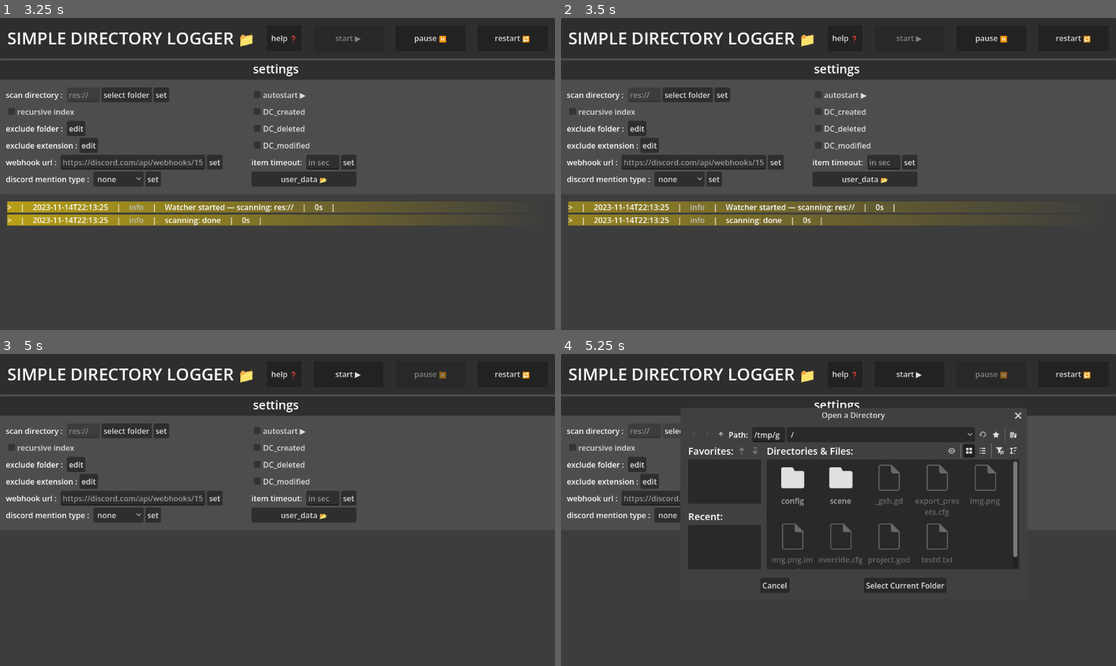
Above: before the commit, frames 1-4 (two rows, left to right).
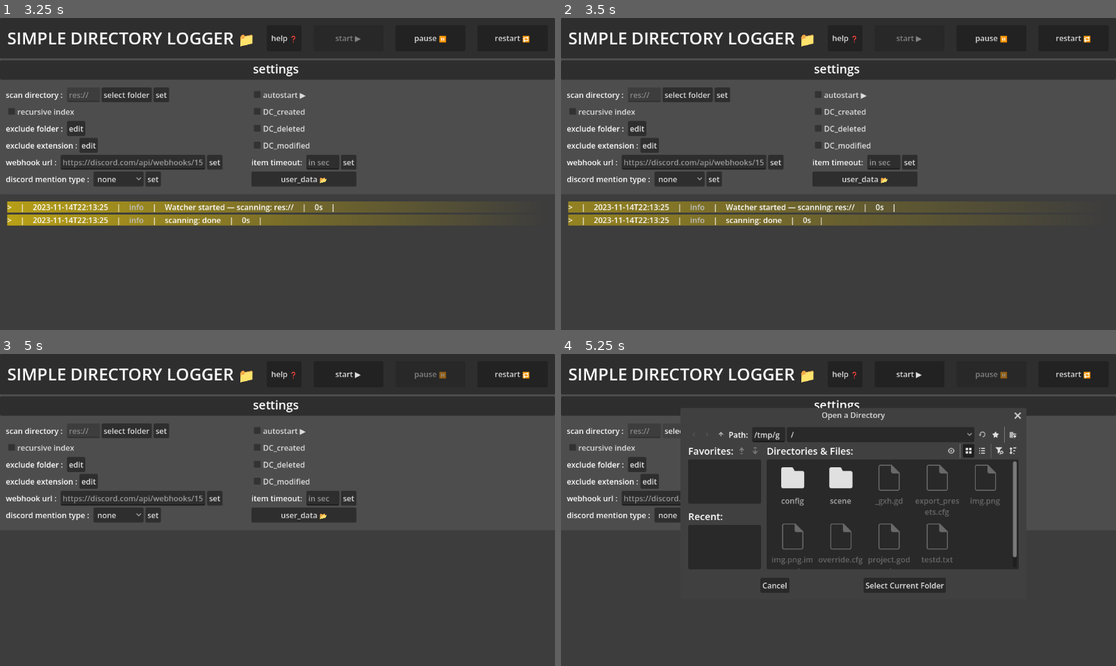
Above: after the commit, the same moments.

Repository: bones-pup/simple-directory-logger
Game: Godot game, scene res://scene/control.tscn
Two runs of this game, one before a commit and one after it. Both use one fixed random seed, a clock stepped at 60 frames per second and the inputs below.
Inputs (mouse positions are in pixels of both pictures, inside the frame that each line leads up to):
- Up to frame 1 (3.25 s): click (133, 161) at 0.52 s; type "12" at 0.6 s; click (321, 161) at 0.75 s; type "12" at 0.83 s; click "start ▶️" at 1.25 s; click "restart 🔁" at 2 s; click "start ▶️" at 2.75 s
- Up to frame 2 (3.5 s): no input
- Up to frame 3 (5 s): click "restart 🔁" at 3.5 s; click "restart 🔁" at 4.25 s
- Up to frame 4 (5.25 s): click "select folder" at 5 s

Frames 1-3 are identical in both runs. In frame 4, 0.3% of the frame differs, in the area x 54-83%, y 18-76%.

Commit message:
v 1.7.0 release

Diff:
--- a/scene/DirectoryWatcher.gd
+++ b/scene/DirectoryWatcher.gd
@@ -131,39 +131,67 @@
 func _build_discord_embed(event: String, files: PackedStringArray) -> Dictionary:
 	var color: int
 	var emoji: String
+	var verb: String
 	match event:
 		"created":
 			color = 0x57F287
 			emoji = "📁"
+			verb = "Created"
 		"modified":
 			color = 0xFEE75C
-			emoji = "📝"
+			emoji = "✏️"
+			verb = "Modified"
 		"deleted":
 			color = 0xED4245
 			emoji = "🗑️"
+			verb = "Deleted"
 		_:
 			color = 0x5865F2
 			emoji = "📄"
-
-	var file_list := ""
-	for f in files:
-		file_list += "• `%s`\n" % f.get_file()
+			verb = event.capitalize()
+
+	# Ambil directory dari file pertama
+	var base_dir := files[0].get_base_dir() if files.size() > 0 else "Unknown"
+
+	# Build file list dengan code block
+	var file_lines := ""
+	for i in files.size():
+		var f := files[i]
+		file_lines += "**nama** : `%s`\n" % f.get_file()
+		file_lines += "**path**  : `%s`\n" % f.get_base_dir()
+		if i < files.size() - 1:
+			file_lines += "⎯⎯⎯⎯⎯⎯⎯⎯⎯⎯⎯⎯⎯⎯⎯\n"
+
+	var dt := Time.get_datetime_dict_from_system()
+	var timestamp := "%04d-%02d-%02d %02d:%02d:%02d" % [
+		dt["year"], dt["month"], dt["day"],
+		dt["hour"], dt["minute"], dt["second"]
+	]
 
 	var payload: Dictionary = {
 		"embeds": [{
-			"title": "%s Files %s" % [emoji, event.capitalize()],
-			"description": file_list,
+			"author": {
+				"name": "DirectoryWatcher",
+				"icon_url": "https://emoji.discadia.com/emojis/28364ee3-15ce-4337-8588-845729d05d9e.GIF"
+			},
+			"title": "%s  %s" % [emoji, verb],
+			"description": file_lines,
 			"color": color,
-			"footer": {
-				"text": "DirectoryWatcher • %s" % Time.get_datetime_string_from_system()
-			},
 			"fields": [
 				{
-					"name": "Total",
-					"value": str(files.size()) + " file(s)",
+					"name": "📊 Total",
+					"value": "**%d** file(s)" % files.size(),
+					"inline": true
+				},
+				{
+					"name": "🕐 Time",
+					"value": "`%s`" % timestamp,
 					"inline": true
 				}
-			]
+			],
+			"footer": {
+				"text": "DirectoryWatcher  •  File Monitor"
+			}
 		}]
 	}
 
@@ -250,10 +278,24 @@
 		if _current_directory_name.is_empty():
 			_current_directory_name = _directory_cache[_current_directory_index]
 			_directory = DirAccess.open(_current_directory_name)
+
 			if _directory == null:
+				var watched: WatchedDirectory = _directory_list[_current_directory_name]
+				if not watched.previous.is_empty():
+					var deleted: PackedStringArray
+					for path in watched.previous:
+						deleted.append(_current_directory_name.path_join(path))
+					files_deleted.emit(deleted)
+					watched.previous.clear()
+					if push_deleted:
+						_send_discord_webhook("deleted", deleted)
+
 				scan_fail.emit("failed to open during scan: %s %s" % [_current_directory_name, "trying again.."])
-				_current_directory_index += 1
-				_current_directory_name = ""
+				_to_delete.append(_current_directory_name)
+				_directory_list.erase(_current_directory_name)
+				_directory_cache.assign(_directory_list.keys())
+				#_current_directory_index += 1
+				_current_directory_name = "" #ini
 				if _current_directory_index >= _directory_cache.size():
 					_current_directory_index = 0
 					break
--- a/scene/control.gd
+++ b/scene/control.gd
@@ -548,3 +548,8 @@
 func _on_directory_watcher_scan_fail(log: String) -> void:
 	_log_status(log)
 	pass # Replace with function body.
+
+
+func _on_directory_watcher_webhook_success(event: String, files: PackedStringArray) -> void:
+	print(event)
+	pass # Replace with function body.
--- a/scene/control.tscn
+++ b/scene/control.tscn
@@ -372,6 +372,7 @@
 [connection signal="scan_completed" from="DirectoryWatcher" to="." method="_on_directory_watcher_scan_completed"]
 [connection signal="scan_fail" from="DirectoryWatcher" to="." method="_on_directory_watcher_scan_fail"]
 [connection signal="scan_log" from="DirectoryWatcher" to="." method="_on_directory_watcher_scan_log"]
+[connection signal="webhook_success" from="DirectoryWatcher" to="." method="_on_directory_watcher_webhook_success"]
 [connection signal="pressed" from="VBoxContainer/Panel2/MarginContainer/HBoxContainer/help" to="." method="_on_help_pressed"]
 [connection signal="pressed" from="VBoxContainer/Panel2/MarginContainer/HBoxContainer/start" to="." method="_on_start_pressed"]
 [connection signal="pressed" from="VBoxContainer/Panel2/MarginContainer/HBoxContainer/stop" to="." method="_on_stop_pressed"]
